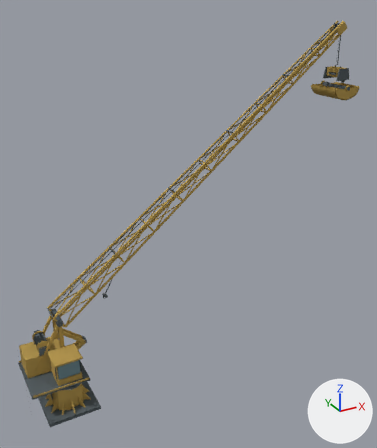
The Blender file resources/models/_source/port_distance/bulk_distance.blend as it was, and as the next commit left it.
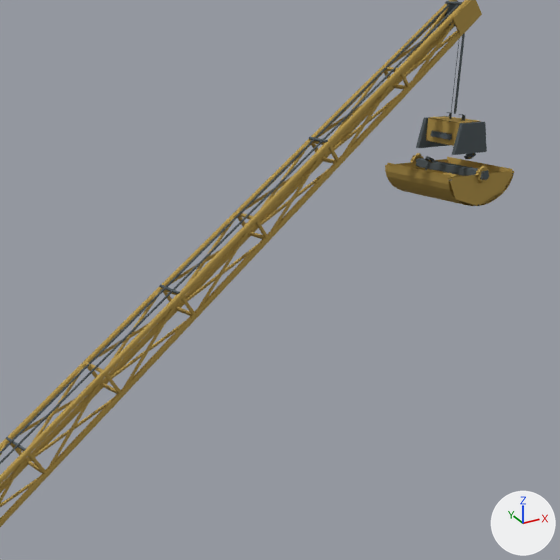
There are two pictures of each version: one whole from a 50 mm lens placed at (-9.8, -44.4, 39.8), pointed at (15.3, 1.2, 17.0), one close up on the part from 44% to 100% of the width and 5% to 52% of the height. The lights are fixed; the arrows at lower right show +X, +Y and +Z. The first two pictures are the older version.

The first close-up shows 'bulk_distance'.
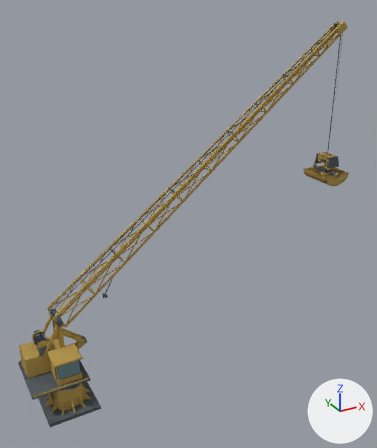
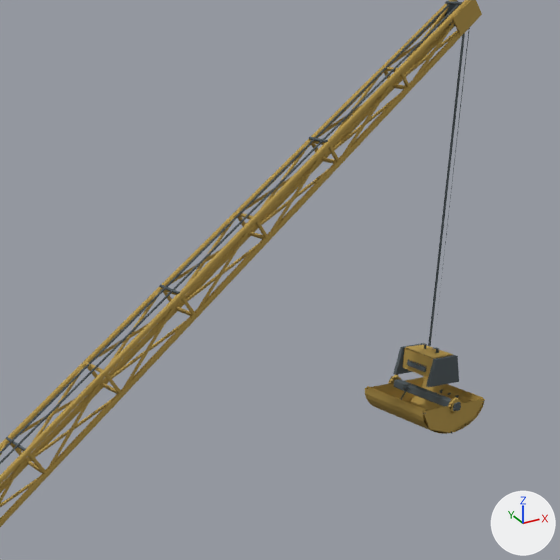
Boxes (x1, y1, x2, y2) around the edits, measured in the close-ups (560 x 560 px; the box of a moved part takes in the faces that stretch with it):
'bulk_distance', reshaped
    before: (0, 0, 514, 527)
    after: (0, 0, 485, 527)
part 1 of me_crane_pedestal_cube_001, moved or reshaped
    before: (426, 118, 447, 140)
    after: (403, 348, 423, 363)
part 2 of me_crane_pedestal_cube_001, moved or reshaped
    before: (431, 117, 478, 123)
    after: (406, 345, 452, 358)
part 3 of me_crane_pedestal_cube_001, moved or reshaped
    before: (427, 118, 459, 145)
    after: (403, 348, 433, 377)
part 4 of me_crane_pedestal_cube_001, moved or reshaped
    before: (482, 171, 489, 180)
    after: (454, 403, 461, 411)
part 5 of me_crane_pedestal_cube_001, moved or reshaped
    before: (486, 173, 512, 201)
    after: (453, 399, 484, 431)
part 6 of me_crane_pedestal_cube_001, moved or reshaped
    before: (442, 172, 462, 177)
    after: (423, 376, 483, 400)
part 7 of me_crane_pedestal_cube_001, moved or reshaped (not visible before)
    after: (422, 381, 475, 403)
part 8 of me_crane_pedestal_cube_001, moved or reshaped (not visible before)
    after: (421, 386, 464, 403)
part 9 of me_crane_pedestal_cube_001, deleted
    before: (385, 112, 514, 207)
part 10 of me_crane_pedestal_cube_001, added
    after: (365, 28, 485, 434)
part 11 of me_crane_pedestal_cube_001, cut back
    before: (451, 33, 465, 114)

What the commit changed:
me_crane_pedestal_cube_001 has 11423 vertices, 2425 faces, 1148 loose edges and spans x -4.0..37.7, y -2.7..4.9, z 0.0..37.1.
me_crane_pedestal_cube_001 is used by ob_bulk_distance; location (0.0, 0.0, 0.0).
me_crane_pedestal_cube_001 part 1: the loose piece of 12 vertices spanning x 35.2..36.5, y 3.6..3.7, z 31.0..32.0 is moved by (0.0, 0.0, -10.5).
me_crane_pedestal_cube_001 part 2: the loose piece of 8 vertices spanning x 35.2..36.4, y 1.6..3.6, z 32.0..32.1 is moved by (0.0, 0.0, -10.5).
me_crane_pedestal_cube_001 part 3: the loose piece of 7 vertices spanning x 35.2, y 1.6..3.6, z 31.0..32.0 is moved by (0.0, 0.0, -10.5).
me_crane_pedestal_cube_001 part 4: the loose piece of 6 vertices spanning x 35.6..36.0, y 0.4, z 29.7..30.1 is moved by (0.0, 0.0, -10.5).
me_crane_pedestal_cube_001 part 5: the loose piece of 4 vertices spanning x 35.8..37.7, y 0.6, z 28.6..30.0 is moved by (0.0, 0.0, -10.5).
me_crane_pedestal_cube_001 part 6: the loose piece of 4 vertices spanning x 37.3..37.5, y 0.6..4.7, z 29.3..29.5 is moved by (0.2, 0.0, -10.0).
me_crane_pedestal_cube_001 part 7: the loose piece of 4 vertices spanning x 36.8..37.1, y 0.6..4.7, z 28.9..29.1 is moved by (0.6, 0.0, -9.9).
me_crane_pedestal_cube_001 part 8: the loose piece of 4 vertices spanning x 36.5..36.8, y 0.6..4.7, z 28.8..28.9 is moved by (0.7, 0.0, -9.9).
me_crane_pedestal_cube_001 part 9: 137 loose pieces with 533 vertices, spanning x 33.9..37.7, y 0.4..4.9, z 28.5..32.3, are deleted.
me_crane_pedestal_cube_001 part 10: 939 vertices added at x 33.9..37.7, y 0.4..4.9, z 18.0..21.8.
me_crane_pedestal_cube_001 part 11: 407 vertices removed from x 33.9..37.7, y 0.5..4.8, z 28.6..32.3; 1 vertex added at x 35.8, y 2.4, z 36.7.
